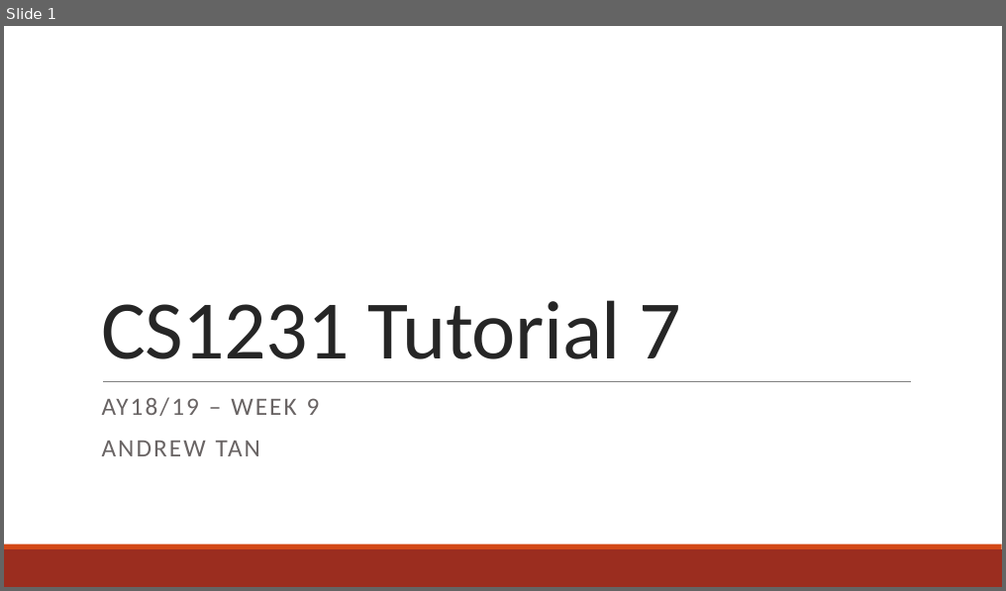
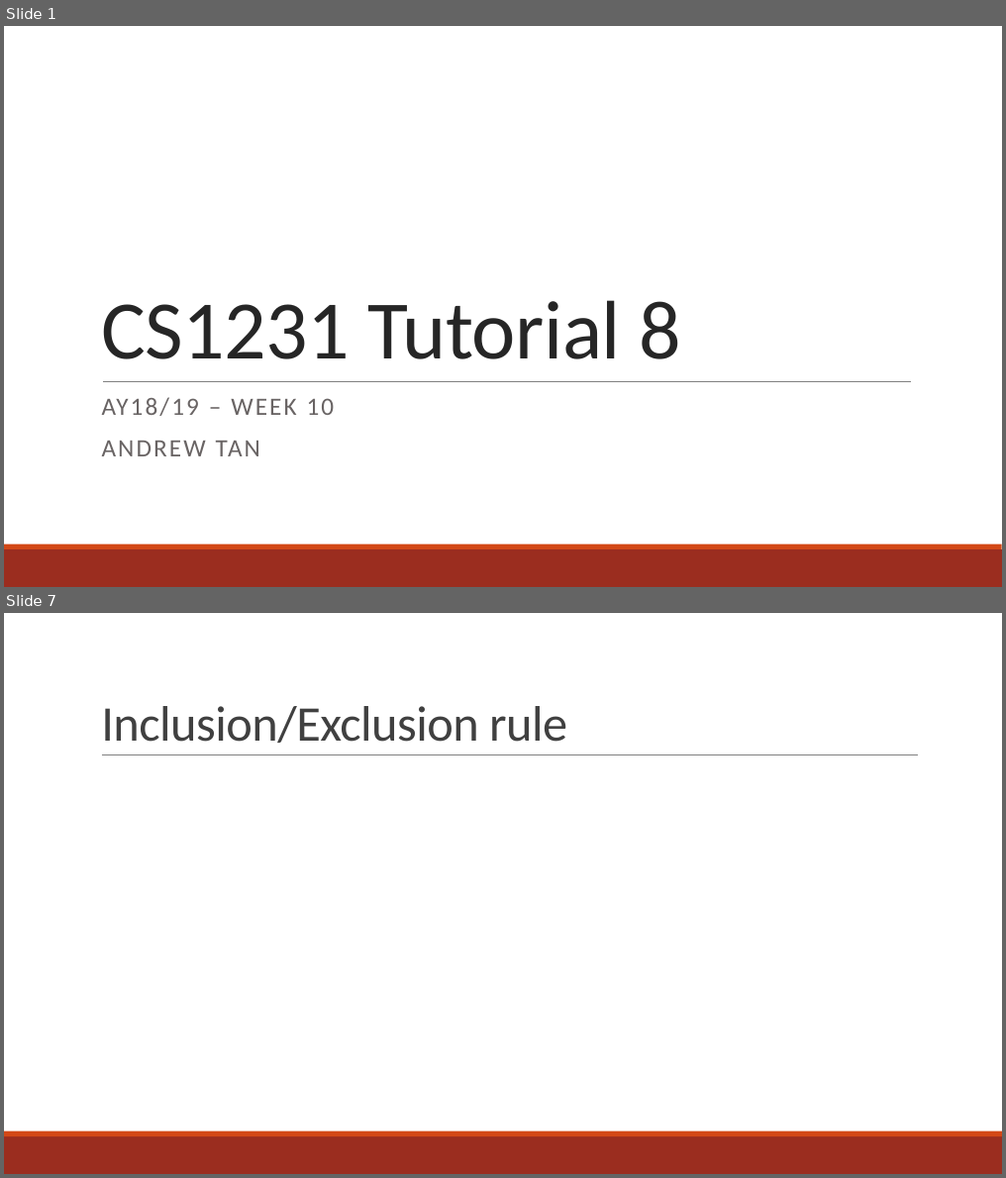
Before and after one commit to andrewtanJS/CS1231-AY18-19, a slide deck: Tutorial 8/Tutorial 8 - Counting and Probability.pptx. Shown one above the other, each under a label of ours: slide 1 before the commit, slides 1 and 7 after it; the slides between them are not shown. The pictures are 1006x591 and 1006x1178 pixels, drawn with LibreOffice and Linux fonts; fonts in the diff are those of the drawing; grey boxes stand for pictures. Boxes give left, top, right and bottom in pixels: in the first picture for what was removed or moved away, otherwise in the second. Text is boxed around its words. In the diff, an @@ line names an element or a change of style, - is before the commit and + after.

Commit message:
Add week 10 slides

```diff
--- a/Tutorial 8/Tutorial 8 - Counting and Probability.pptx
+++ b/Tutorial 8/Tutorial 8 - Counting and Probability.pptx
@@ slide 7 added at (4, 613, 1002, 1174), background #FFFFFF; not listed: 2 template elements that a slide beside it also shows @@
@@ title added at (101, 706, 567, 743), 48 pt, text #404040 @@
+Inclusion/Exclusion rule
@@ line added from (102, 756) to (918, 756), #808080 0.5 pt @@
@@ slide 1 changed as well @@
@@ title at (101, 300, 681, 360): text changed @@
-CS1231 Tutorial 7
+CS1231 Tutorial 8
@@ subtitle at (102, 397, 335, 416): text changed @@
-AY18/19 – WEEK 9
+AY18/19 – WEEK 10
```
Also in this commit, not shown: 1 other slide changed, 5 other slides added, 2 slides removed, 1 other file.
